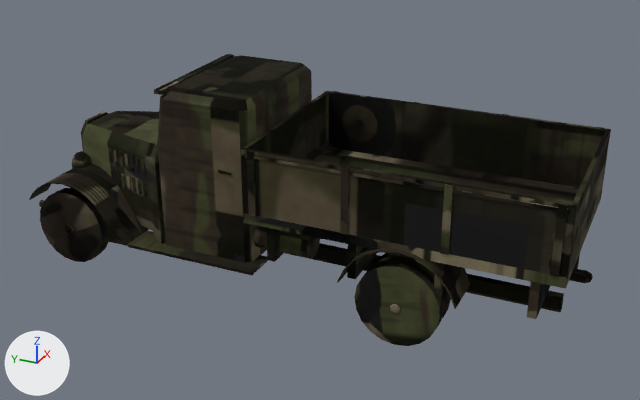
The Blender file models/PF621L_OPEN/PF621L_OPEN.blend: old version first, new version second.
The view is the same before and after, from a camera (50 mm lens) standing at (-7.42, -3.67, 4.53) and looking at (0.0, -0.34, 0.82). Every picture has the same lights, and +X, +Y and +Z are marked at lower left. The first picture is the older version.

Script lines for the objects in view, before the commit:
```python
me_chassis = bpy.data.meshes.new('Chassis')
me_chassis.from_pydata(...)  # 1264 vertices, 864 faces; spans x -1.01..1.01, y -3.04..2.75, z 0.24..2.0
me_chassis.polygons.foreach_set('use_smooth', [True] * 864)
me_chassis.materials.append(mat_m_tk)
me_roue_02 = bpy.data.meshes.new('Roue_02')
me_roue_02.from_pydata(...)  # 828 vertices, 652 faces; spans x -1.0..1.0, y -0.4..0.4, z -0.4..0.4
me_roue_02.polygons.foreach_set('use_smooth', [True] * 652)
me_roue_02.materials.append(mat_m_tk)
me_roue_gauche_01 = bpy.data.meshes.new('Roue_Gauche_01')
me_roue_gauche_01.from_pydata(...)  # 258 vertices, 198 faces; spans x -0.115..0.095, y -0.4..0.4, z -0.4..0.4
me_roue_gauche_01.polygons.foreach_set('use_smooth', [True] * 198)
me_roue_gauche_01.materials.append(mat_m_tk)
ob_chassis = bpy.data.objects.new('Chassis', me_chassis)
ob_chassis.location = (0.0, 0.0, 0.0)
ob_roue_02 = bpy.data.objects.new('Roue_02', me_roue_02)
ob_roue_02.location = (0.0, -1.51, 0.4)
ob_roue_gauche_01 = bpy.data.objects.new('Roue_Gauche_01', me_roue_gauche_01)
ob_roue_gauche_01.location = (-0.8, 2.14, 0.4)
```
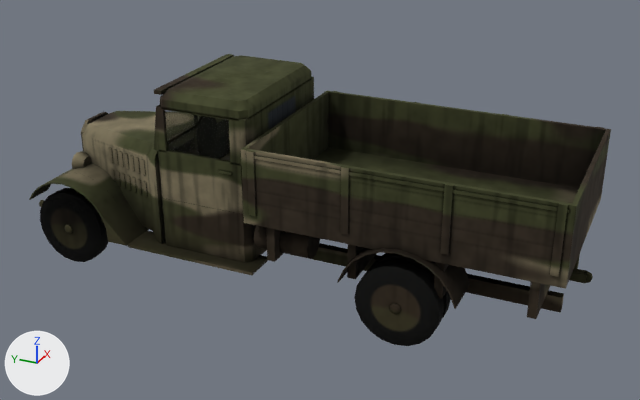
Boxes (x1, y1, x2, y2) around the edits, measured in the pictures (640 x 400 px):
part 1 of me_chassis, added
    after: (229, 118, 241, 165)
part 2 of me_chassis, added
    after: (163, 109, 229, 120)
part 3 of me_chassis, added
    after: (240, 119, 248, 149)
part 4 of me_chassis, added (mostly hidden)
    after: (311, 76, 314, 100)
part 5 of me_chassis, added
    after: (247, 78, 312, 144)
part 6 of me_chassis, added
    after: (154, 71, 311, 263)
part 7 of me_chassis, surface changed
    both: (30, 54, 611, 319)
part 8 of me_roue_gauche_01, surface changed
    both: (40, 188, 108, 257)
part 9 of me_roue_02, surface changed
    both: (354, 253, 448, 344)

What changed in the scene script:
```text
Add mat_m_vitre:
    mat_m_vitre = principled_material('M_Vitre')
    mat_m_vitre.base_color = (0.0, 0.0, 0.0)  # black #000000
    mat_m_vitre.roughness = 0.05
    mat_m_vitre.alpha = 0.298
Change me_chassis:
    used by ob_chassis; location = (0.0, 0.0, 0.0)
    remove me_chassis.from_pydata(...)  # 1264 vertices, 864 faces; spans x -1.01..1.01, y -3.04..2.75, z 0.24..2.0
    add me_chassis.from_pydata(...)  # 1512 vertices, 1038 faces; spans x -1.01..1.01, y -3.04..2.75, z 0.24..2.0
    me_chassis part 1: a new loose piece, a box spanning x -0.75..-0.715, y 0.12..0.24, z 1.4..1.85, in mat_m_tk
    me_chassis part 2: a new loose piece, a box spanning x -0.75..-0.715, y 0.24..0.95, z 1.83..1.85, in mat_m_tk
    me_chassis part 3: a new loose piece, a box spanning x -0.75..-0.7, y 0.07..0.12, z 1.4..1.85, in mat_m_tk
    me_chassis part 4: a new loose piece, a box spanning x 0.7..0.75, y 0.07..0.12, z 1.4..1.85, in mat_m_tk
    me_chassis part 5: a new loose piece, a box spanning x -0.7..0.7, y 0.07..0.105, z 1.4..1.85, in mat_m_tk
    me_chassis part 6: 88 vertices added at x -0.75..0.75, y 0.07..1.09, z 0.9..1.85
    me_chassis part 7: 845 kept faces spanning x -1.01..1.01, y -3.04..2.75, z 0.24..2.0 get new texture (UV) coordinates
    other edits to the shape of me_chassis do not show in these pictures
    add me_chassis.materials.append(mat_m_vitre)  # black #000000
Change me_roue_gauche_01:
    where me_roue_gauche_01.from_pydata(...)  # 258 vertices, 198 faces; spans x -0.115..0.095, y -0.4..0.4, z -0.4..0.4
    used by ob_roue_gauche_01; location = (-0.8, 2.14, 0.4)
    me_roue_gauche_01 part 8: texture (UV) coordinates of 197 of 198 faces, centred in x -0.115..0.095, y -0.39..0.39, z -0.39..0.39, changed; they spanned u 0.0..1.0, v 0.07..1.0 and now span u 0.04..0.99, v 0.04..1.0
Change me_roue_02:
    where me_roue_02.from_pydata(...)  # 828 vertices, 652 faces; spans x -1.0..1.0, y -0.4..0.4, z -0.4..0.4
    used by ob_roue_02; location = (0.0, -1.51, 0.4)
    me_roue_02 part 9: texture (UV) coordinates of 652 of 652 faces, centred in x -1.0..1.0, y -0.39..0.39, z -0.39..0.39, changed; they spanned u 0.0..0.99, v 0.0..0.99 and now span u 0.0..0.99, v 0.0..0.99
```
